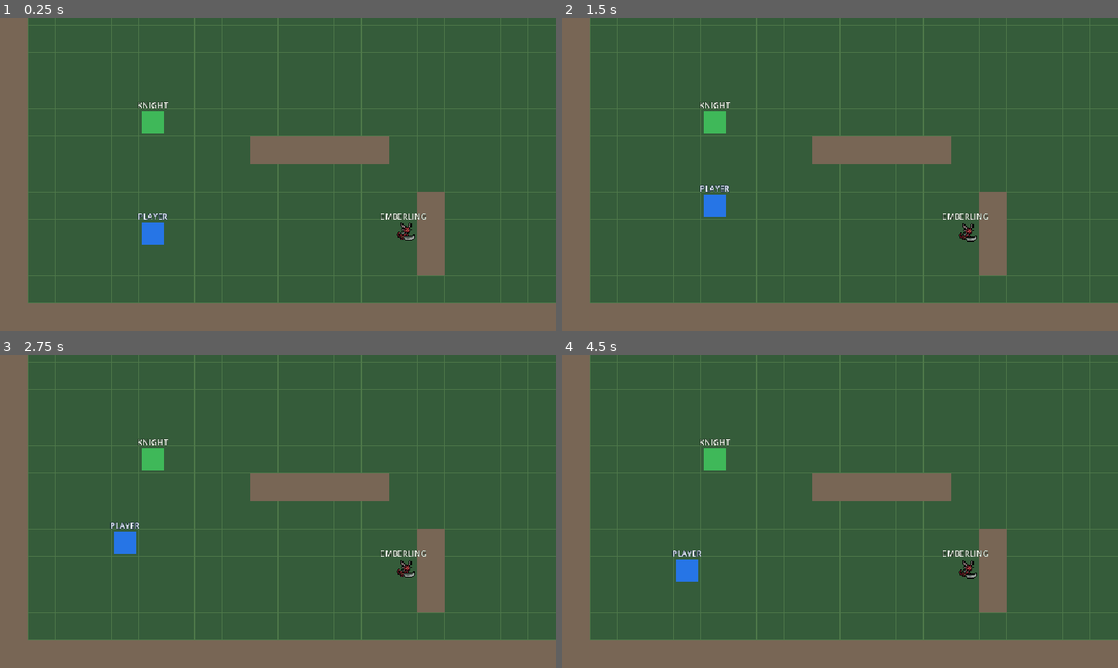
Above: before the commit, frames 1-4 (two rows, left to right).
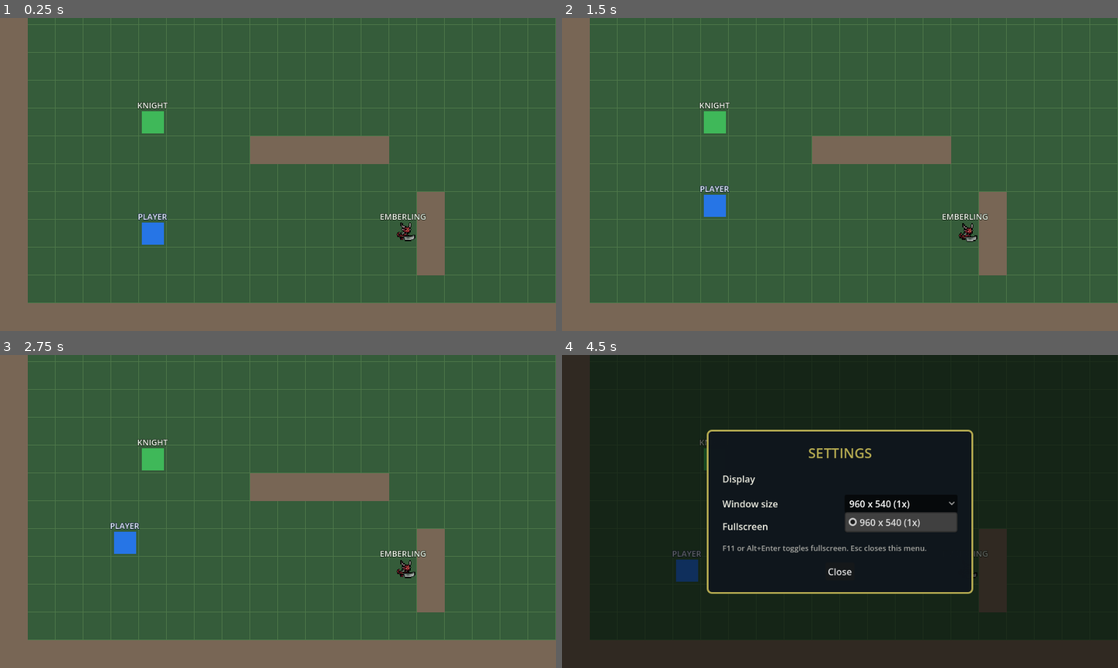
Above: after the commit, the same moments.

Repository: sasta-kro/Oathbound
Game: Godot game, scene res://main.tscn
Two runs of this game, one before a commit and one after it. Both use one fixed random seed, a clock stepped at 60 frames per second and the inputs below.
Inputs (mouse positions are in pixels of both pictures, inside the frame that each line leads up to):
- Up to frame 1 (0.25 s): no input
- Up to frame 2 (1.5 s): tap Enter at 0.5 s; move the mouse to (812, 237) at 0.52 s; hold W (move_up) 0.53-1.25 s; hold E (interact) 0.53-1.25 s; click (812, 237) at 0.67 s; tap Space at 0.77, 1.25 s; drag from (1006, 221) to (812, 237) at 1.27 s
- Up to frame 3 (2.75 s): tap Enter at 2 s; move the mouse to (111, 464) at 2.02 s; hold A (move_left) from 2.03 s (still down); tap Alt at 2.1 s
- Up to frame 4 (4.5 s): release A (move_left) at 2.75 s; tap Space at 2.75, 3.77 s; drag from (867, 511) to (673, 464) at 2.77 s; tap Enter at 3.5 s; move the mouse to (756, 433) at 3.52 s; hold S (move_down) 3.53-4.25 s; hold E (interact) 3.53-4.25 s; tap Escape (open_settings, bound only after the commit) at 4.15 s; click (901, 502) at 4.25 s, where only the run after the commit has a clickable "960 x 540 (1x)"

The runs differ from the first frame. In frame 1, 4.5% of the frame differs, in the area x 5-100%, y 0-91%; in frame 2, 4.5%; in frame 3, 4.4%; in frame 4, 100%, in the area x 0-100%, y 0-100%.

Commit message:
scale and dummy menu:

Diff:
--- a/game/main.tscn
+++ b/game/main.tscn
@@ -1,12 +1,13 @@
-[gd_scene load_steps=11 format=3]
+[gd_scene load_steps=12 format=3]
 
 [ext_resource type="Script" path="res://scripts/main.gd" id="1_main"]
 [ext_resource type="Script" path="res://scripts/area_one_room.gd" id="2_area_one"]
 [ext_resource type="PackedScene" path="res://scenes/player.tscn" id="3_player"]
 [ext_resource type="PackedScene" path="res://scenes/world_actor.tscn" id="4_actor"]
 [ext_resource type="PackedScene" path="res://scenes/dialogue_panel.tscn" id="5_dialogue"]
-[ext_resource type="Script" path="res://scripts/visual/creature_visual.gd" id="6_creature_visual"]
-[ext_resource type="Resource" uid="uid://d2gd7n0v6nkw5" path="res://content/creatures/creature_fire_01.tres" id="7_emberling"]
+[ext_resource type="PackedScene" path="res://scenes/settings_menu.tscn" id="6_settings"]
+[ext_resource type="Script" path="res://scripts/visual/creature_visual.gd" id="7_creature_visual"]
+[ext_resource type="Resource" uid="uid://d2gd7n0v6nkw5" path="res://content/creatures/creature_fire_01.tres" id="8_emberling"]
 
 [sub_resource type="RectangleShape2D" id="RectangleShape2D_horizontal_wall"]
 size = Vector2(1056, 48)
@@ -94,7 +95,9 @@
 
 [node name="CreatureVisual" type="Node2D" parent="Area1/Creature"]
 scale = Vector2(1.6, 1.6)
-script = ExtResource("6_creature_visual")
-species = ExtResource("7_emberling")
+script = ExtResource("7_creature_visual")
+species = ExtResource("8_emberling")
 
 [node name="DialoguePanel" parent="." instance=ExtResource("5_dialogue")]
+
+[node name="SettingsMenu" parent="." instance=ExtResource("6_settings")]
--- a/game/project.godot
+++ b/game/project.godot
@@ -20,15 +20,19 @@
 MCPRuntimeBridge="*res://addons/godot_mcp/services/mcp_runtime_bridge.gd"
 MCPInputBridge="*res://addons/godot_mcp/services/mcp_input_bridge.gd"
 MCPScreenshotBridge="*res://addons/godot_mcp/services/mcp_screenshot_bridge.gd"
+DisplayService="*res://scripts/display/display_service.gd"
 
 [display]
 
 window/size/viewport_width=960
 window/size/viewport_height=540
-window/size/window_width_override=960
-window/size/window_height_override=540
+window/size/window_width_override=1920
+window/size/window_height_override=1080
+window/size/resizable=true
+window/dpi/allow_hidpi=true
 window/stretch/mode="canvas_items"
-window/stretch/aspect="expand"
+window/stretch/aspect="keep"
+window/stretch/scale_mode="fractional"
 
 [editor_plugins]
 
@@ -61,6 +65,17 @@
 "events": [Object(InputEventKey,"resource_local_to_scene":false,"resource_name":"","device":-1,"window_id":0,"alt_press …(192 unchanged characters)…
 ]
 }
+open_settings={
+"deadzone": 0.5,
+"events": [Object(InputEventKey,"resource_local_to_scene":false,"resource_name":"","device":-1,"window_id":0,"alt_pressed":false,"shift_pressed":false,"ctrl_pressed":false,"meta_pressed":false,"pressed":false,"keycode":4194305,"physical_keycode":0,"key_label":0,"unicode":0,"location":0,"echo":false,"script":null)
+]
+}
+toggle_fullscreen={
+"deadzone": 0.5,
+"events": [Object(InputEventKey,"resource_local_to_scene":false,"resource_name":"","device":-1,"window_id":0,"alt_pressed":false,"shift_pressed":false,"ctrl_pressed":false,"meta_pressed":false,"pressed":false,"keycode":4194342,"physical_keycode":0,"key_label":0,"unicode":0,"location":0,"echo":false,"script":null)
+, Object(InputEventKey,"resource_local_to_scene":false,"resource_name":"","device":-1,"window_id":0,"alt_pressed":true,"shift_pressed":false,"ctrl_pressed":false,"meta_pressed":false,"pressed":false,"keycode":4194309,"physical_keycode":0,"key_label":0,"unicode":0,"location":0,"echo":false,"script":null)
+]
+}
 
 [physics]
 
--- a/game/scenes/dialogue_panel.tscn
+++ b/game/scenes/dialogue_panel.tscn
@@ -18,10 +18,16 @@
 script = ExtResource("1_dialogue_panel")
 
 [node name="Panel" type="PanelContainer" parent="."]
+anchors_preset = 12
+anchor_top = 1.0
+anchor_right = 1.0
+anchor_bottom = 1.0
 offset_left = 42.0
-offset_top = 417.0
-offset_right = 918.0
-offset_bottom = 504.0
+offset_top = -123.0
+offset_right = -42.0
+offset_bottom = -36.0
+grow_horizontal = 2
+grow_vertical = 0
 theme_override_styles/panel = SubResource("StyleBoxFlat_dialogue_background")
 
 [node name="Margin" type="MarginContainer" parent="Panel"]
--- /dev/null
+++ b/game/scenes/settings_menu.tscn
@@ -0,0 +1,117 @@
+[gd_scene load_steps=3 format=3]
+
+[ext_resource type="Script" path="res://scripts/ui/settings_menu.gd" id="1_settings_menu"]
+
+[sub_resource type="StyleBoxFlat" id="StyleBoxFlat_settings_background"]
+bg_color = Color(0.0588235, 0.0862745, 0.109804, 0.98)
+border_width_left = 3
+border_width_top = 3
+border_width_right = 3
+border_width_bottom = 3
+border_color = Color(0.72549, 0.682353, 0.321569, 1)
+corner_radius_top_left = 8
+corner_radius_top_right = 8
+corner_radius_bottom_right = 8
+corner_radius_bottom_left = 8
+
+[node name="SettingsMenu" type="CanvasLayer"]
+layer = 10
+script = ExtResource("1_settings_menu")
+
+[node name="Root" type="Control" parent="."]
+layout_mode = 3
+anchors_preset = 15
+anchor_right = 1.0
+anchor_bottom = 1.0
+grow_horizontal = 2
+grow_vertical = 2
+
+[node name="Backdrop" type="ColorRect" parent="Root"]
+layout_mode = 1
+anchors_preset = 15
+anchor_right = 1.0
+anchor_bottom = 1.0
+grow_horizontal = 2
+grow_vertical = 2
+color = Color(0, 0, 0, 0.6)
+
+[node name="Panel" type="PanelContainer" parent="Root"]
+layout_mode = 1
+anchors_preset = 8
+anchor_left = 0.5
+anchor_top = 0.5
+anchor_right = 0.5
+anchor_bottom = 0.5
+offset_left = -230.0
+offset_top = -120.0
+offset_right = 230.0
+offset_bottom = 120.0
+grow_horizontal = 2
+grow_vertical = 2
+theme_override_styles/panel = SubResource("StyleBoxFlat_settings_background")
+
+[node name="Margin" type="MarginContainer" parent="Root/Panel"]
+layout_mode = 2
+theme_override_constants/margin_left = 24
+theme_override_constants/margin_top = 20
+theme_override_constants/margin_right = 24
+theme_override_constants/margin_bottom = 20
+
+[node name="Rows" type="VBoxContainer" parent="Root/Panel/Margin"]
+layout_mode = 2
+theme_override_constants/separation = 16
+
+[node name="Title" type="Label" parent="Root/Panel/Margin/Rows"]
+layout_mode = 2
+theme_override_colors/font_color = Color(0.72549, 0.682353, 0.321569, 1)
+theme_override_font_sizes/font_size = 24
+text = "SETTINGS"
+horizontal_alignment = 1
+
+[node name="DisplaySection" type="Label" parent="Root/Panel/Margin/Rows"]
+layout_mode = 2
+theme_override_colors/font_color = Color(0.94902, 0.94902, 0.901961, 1)
+theme_override_font_sizes/font_size = 16
+text = "Display"
+
+[node name="DisplayRows" type="GridContainer" parent="Root/Panel/Margin/Rows"]
+layout_mode = 2
+theme_override_constants/h_separation = 16
+theme_override_constants/v_separation = 12
+columns = 2
+
+[node name="WindowSizeLabel" type="Label" parent="Root/Panel/Margin/Rows/DisplayRows"]
+layout_mode = 2
+size_flags_horizontal = 3
+theme_override_colors/font_color = Color(0.94902, 0.94902, 0.901961, 1)
+text = "Window size"
+
+[node name="WindowSizeOptions" type="OptionButton" parent="Root/Panel/Margin/Rows/DisplayRows"]
+unique_name_in_owner = true
+layout_mode = 2
+size_flags_horizontal = 3
+fit_to_longest_item = false
+
+[node name="FullscreenLabel" type="Label" parent="Root/Panel/Margin/Rows/DisplayRows"]
+layout_mode = 2
+size_flags_horizontal = 3
+theme_override_colors/font_color = Color(0.94902, 0.94902, 0.901961, 1)
+text = "Fullscreen"
+
+[node name="FullscreenToggle" type="CheckButton" parent="Root/Panel/Margin/Rows/DisplayRows"]
+unique_name_in_owner = true
+layout_mode = 2
+size_flags_horizontal = 3
+
+[node name="Hint" type="Label" parent="Root/Panel/Margin/Rows"]
+layout_mode = 2
+theme_override_colors/font_color = Color(0.658824, 0.658824, 0.639216, 1)
+theme_override_font_sizes/font_size = 13
+text = "F11 or Alt+Enter toggles fullscreen. Esc closes this menu."
+autowrap_mode = 2
+
+[node name="CloseButton" type="Button" parent="Root/Panel/Margin/Rows"]
+unique_name_in_owner = true
+layout_mode = 2
+size_flags_horizontal = 4
+text = "Close"
--- /dev/null
+++ b/game/scripts/display/display_service.gd
@@ -0,0 +1,195 @@
+extends Node
+## Window sizing and fullscreen policy for the fixed logical viewport
+## (Specification 22.3).
+##
+## The project stretches [code]canvas_items[/code] with a [code]keep[/code]
+## aspect, so every screen renders the same 960x540 logical viewport and
+## letterboxes whatever is left over. Gameplay code can therefore keep working
+## in logical coordinates and ignore the real screen size entirely.
+##
+## This autoload owns the window rules that project settings cannot express:
+## a minimum window size, a startup size that actually fits the current screen,
+## the fullscreen toggle, and persistence of both between sessions
+## (Specification 21).
+
+## Emitted whenever the window mode or size changes, so open UI can refresh.
+signal display_changed
+
+## Logical viewport every screen size scales to. Mirrors
+## [code]display/window/size/viewport_{width,height}[/code].
+const BASE_VIEWPORT_SIZE: Vector2i = Vector2i(960, 540)
+
+## Preferred windowed scale on a screen large enough for it.
+const PREFERRED_WINDOW_SCALE: int = 2
+
+const TOGGLE_FULLSCREEN_ACTION: StringName = &"toggle_fullscreen"
+
+## Reported by [method window_scale] when the window is fullscreen or has been
+## resized by hand, so it is not an exact multiple of the logical viewport.
+const CUSTOM_WINDOW_SCALE: int = 0
+
+const SETTINGS_FILE_PATH: String = "user://settings.cfg"
+const SETTINGS_SECTION: String = "display"
+const FULLSCREEN_SETTING: String = "fullscreen"
+const WINDOW_SCALE_SETTING: String = "window_scale"
+
+## Size restored when leaving fullscreen.
+var _windowed_size: Vector2i = BASE_VIEWPORT_SIZE * PREFERRED_WINDOW_SCALE
+
+## Suppresses saving while startup applies the settings that were just loaded.
+var _settings_loaded: bool = false
+
+
+func _ready() -> void:
+	var window: Window = get_window()
+	window.min_size = _minimum_window_size(window)
+	_apply_saved_settings(window)
+	_settings_loaded = true
+	_windowed_size = window.size
+	window.size_changed.connect(_on_window_size_changed)
+
+
+func _unhandled_input(event: InputEvent) -> void:
+	if not event.is_action_pressed(TOGGLE_FULLSCREEN_ACTION):
+		return
+	get_viewport().set_input_as_handled()
+	set_fullscreen(not is_fullscreen())
+
+
+func is_fullscreen() -> bool:
+	var window_mode: Window.Mode = get_window().mode
+	return window_mode == Window.MODE_FULLSCREEN or window_mode == Window.MODE_EXCLUSIVE_FULLSCREEN
+
+
+## Borderless fullscreen is used rather than exclusive fullscreen so the window
+## stays minimizable (Specification 22.3).
+func set_fullscreen(enabled: bool) -> void:
+	var window: Window = get_window()
+	if enabled == is_fullscreen():
+		return
+
+	if enabled:
+		_windowed_size = window.size
+		window.mode = Window.MODE_FULLSCREEN
+	else:
+		window.mode = Window.MODE_WINDOWED
+		window.size = _windowed_size
+		_center_on_screen(window)
+
+	_save_settings()
+	display_changed.emit()
+
+
+## Resizes the window to an exact multiple of the logical viewport. Values that
+## do not fit the current screen fall back to the largest multiple that does.
+func set_window_scale(scale: int) -> void:
+	var window: Window = get_window()
+	var requested_scale: int = clampi(scale, 1, largest_window_scale())
+	if is_fullscreen():
+		set_fullscreen(false)
+	window.size = BASE_VIEWPORT_SIZE * requested_scale
+	_windowed_size = window.size
+	_center_on_screen(window)
+	_save_settings()
+	display_changed.emit()
+
+
+## Current windowed scale, or [constant CUSTOM_WINDOW_SCALE] when the window
+## is fullscreen or sized to something other than a whole multiple.
+func window_scale() -> int:
+	if is_fullscreen():
+		return CUSTOM_WINDOW_SCALE
+	var window_size: Vector2i = get_window().size
+	if window_size.x % BASE_VIEWPORT_SIZE.x != 0 or window_size.y % BASE_VIEWPORT_SIZE.y != 0:
+		return CUSTOM_WINDOW_SCALE
+	var horizontal_scale: int = window_size.x / BASE_VIEWPORT_SIZE.x
+	if horizontal_scale != window_size.y / BASE_VIEWPORT_SIZE.y:
+		return CUSTOM_WINDOW_SCALE
+	return horizontal_scale
+
+
+## Every whole viewport multiple the current screen can display, smallest first.
+func available_window_scales() -> PackedInt32Array:
+	var scales: PackedInt32Array = PackedInt32Array()
+	for scale: int in range(1, largest_window_scale() + 1):
+		scales.append(scale)
+	return scales
+
+
+func window_size_for_scale(scale: int) -> Vector2i:
+	return BASE_VIEWPORT_SIZE * scale
+
+
+func largest_window_scale() -> int:
+	var usable_size: Vector2i = _usable_screen_size(get_window())
+	var horizontal_scale: int = usable_size.x / BASE_VIEWPORT_SIZE.x
+	var vertical_scale: int = usable_size.y / BASE_VIEWPORT_SIZE.y
+	return maxi(1, mini(horizontal_scale, vertical_scale))
+
+
+func _on_window_size_changed() -> void:
+	if not is_fullscreen():
+		_windowed_size = get_window().size
+	display_changed.emit()
+
+
+## Startup restores the saved window mode and size, falling back to the
+## preferred scale for screens that have no settings file yet.
+func _apply_saved_settings(window: Window) -> void:
+	var settings: ConfigFile = ConfigFile.new()
+	var load_error: Error = settings.load(SETTINGS_FILE_PATH)
+	var saved_scale: int = PREFERRED_WINDOW_SCALE
+	var saved_fullscreen: bool = false
+	if load_error == OK:
+		saved_scale = int(settings.get_value(SETTINGS_SECTION, WINDOW_SCALE_SETTING, saved_scale))
+		saved_fullscreen = bool(
+			settings.get_value(SETTINGS_SECTION, FULLSCREEN_SETTING, saved_fullscreen)
+		)
+
+	_windowed_size = BASE_VIEWPORT_SIZE * clampi(saved_scale, 1, largest_window_scale())
+	if saved_fullscreen:
+		if not is_fullscreen():
+			window.mode = Window.MODE_FULLSCREEN
+		return
+
+	if is_fullscreen():
+		window.mode = Window.MODE_WINDOWED
+	window.size = _windowed_size
+	_center_on_screen(window)
+
+
+func _save_settings() -> void:
+	if not _settings_loaded:
+		return
+	var settings: ConfigFile = ConfigFile.new()
+	settings.load(SETTINGS_FILE_PATH)
+	settings.set_value(SETTINGS_SECTION, FULLSCREEN_SETTING, is_fullscreen())
+	settings.set_value(
+		SETTINGS_SECTION, WINDOW_SCALE_SETTING, _windowed_size.x / BASE_VIEWPORT_SIZE.x
+	)
+	settings.save(SETTINGS_FILE_PATH)
+
+
+## The minimum size keeps one full logical viewport visible, unless the screen
+## itself is smaller than that.
+func _minimum_window_size(window: Window) -> Vector2i:
+	var usable_size: Vector2i = _usable_screen_size(window)
+	return Vector2i(
+		mini(BASE_VIEWPORT_SIZE.x, usable_size.x), mini(BASE_VIEWPORT_SIZE.y, usable_size.y)
+	)
+
+
+## Falls back to the base viewport when the display server reports nothing
+## usable, which happens on the headless server used by the test suite.
+func _usable_screen_size(window: Window) -> Vector2i:
+	var usable_size: Vector2i = DisplayServer.screen_get_usable_rect(window.current_screen).size
+	if usable_size.x <= 0 or usable_size.y <= 0:
+		return BASE_VIEWPORT_SIZE
+	return usable_size
+
+
+func _center_on_screen(window: Window) -> void:
+	var usable_rectangle: Rect2i = DisplayServer.screen_get_usable_rect(window.current_screen)
+	if usable_rectangle.size.x <= 0 or usable_rectangle.size.y <= 0:
+		return
+	window.position = usable_rectangle.position + (usable_rectangle.size - window.size) / 2
--- a/game/scripts/main.gd
+++ b/game/scripts/main.gd
@@ -7,13 +7,27 @@
 @onready var creature: WorldActor = $Area1/Creature
 @onready var creature_visual: CreatureVisual = $Area1/Creature/CreatureVisual
 @onready var dialogue_panel: DialoguePanel = $DialoguePanel
+@onready var settings_menu: SettingsMenu = $SettingsMenu
 
 
 func _ready() -> void:
 	player.moved.connect(_on_player_moved)
+	settings_menu.opened.connect(_on_settings_opened)
+	settings_menu.closed.connect(_on_settings_closed)
 
 
 func _unhandled_input(event: InputEvent) -> void:
+	if event.is_action_pressed(&"open_settings"):
+		get_viewport().set_input_as_handled()
+		if settings_menu.is_open():
+			settings_menu.close()
+		else:
+			settings_menu.open()
+		return
+
+	if settings_menu.is_open():
+		return
+
 	if not event.is_action_pressed(&"interact"):
 		return
 
@@ -27,6 +41,16 @@
 	elif _is_adjacent_to(creature):
 		# Milestone demo: shows the creature's one-shot attack returning to idle.
 		creature_visual.play_attack()
+
+
+func _on_settings_opened() -> void:
+	player.movement_enabled = false
+
+
+## Dialogue also owns movement, so closing the menu must not hand control back
+## while a line is still on screen.
+func _on_settings_closed() -> void:
+	player.movement_enabled = not dialogue_panel.is_open()
 
 
 func _on_player_moved() -> void:
--- /dev/null
+++ b/game/scripts/ui/settings_menu.gd
@@ -0,0 +1,83 @@
+class_name SettingsMenu
+extends CanvasLayer
+## Settings screen for display options (Specification 22.4).
+##
+## Only the display section exists so far: window size and fullscreen. Audio
+## volume (22.8) and control rebinding (22.2) are separate sections that plug
+## into the same rows container when they are implemented.
+
+signal opened
+signal closed
+
+## Item id used for the entry describing a hand-resized window.
+const CUSTOM_SIZE_ITEM_ID: int = -1
+
+@onready var root: Control = $Root
+@onready var window_size_options: OptionButton = %WindowSizeOptions
+@onready var fullscreen_toggle: CheckButton = %FullscreenToggle
+@onready var close_button: Button = %CloseButton
+
+
+func _ready() -> void:
+	root.hide()
+	window_size_options.item_selected.connect(_on_window_size_selected)
+	fullscreen_toggle.toggled.connect(_on_fullscreen_toggled)
+	close_button.pressed.connect(close)
+	DisplayService.display_changed.connect(_on_display_changed)
+
+
+func open() -> void:
+	if is_open():
+		return
+	_refresh_display_controls()
+	root.show()
+	window_size_options.grab_focus()
+	opened.emit()
+
+
+func close() -> void:
+	if not is_open():
+		return
+	root.hide()
+	closed.emit()
+
+
+func is_open() -> bool:
+	return root.visible
+
+
+## Window sizes are whole multiples of the logical viewport, so the game never
+## scales by a fraction of a pixel (Specification 22.3).
+func _refresh_display_controls() -> void:
+	var current_scale: int = DisplayService.window_scale()
+	window_size_options.clear()
+	for scale: int in DisplayService.available_window_scales():
+		var size: Vector2i = DisplayService.window_size_for_scale(scale)
+		window_size_options.add_item("%d x %d (%dx)" % [size.x, size.y, scale], scale)
+
+	if current_scale == DisplayService.CUSTOM_WINDOW_SCALE:
+		var window_size: Vector2i = get_window().size
+		window_size_options.add_item(
+			"Custom (%d x %d)" % [window_size.x, window_size.y], CUSTOM_SIZE_ITEM_ID
+		)
+		window_size_options.select(window_size_options.item_count - 1)
+	else:
+		window_size_options.select(window_size_options.get_item_index(current_scale))
+
+	fullscreen_toggle.set_pressed_no_signal(DisplayService.is_fullscreen())
+
+
+func _on_window_size_selected(item_index: int) -> void:
+	var selected_scale: int = window_size_options.get_item_id(item_index)
+	if selected_scale == CUSTOM_SIZE_ITEM_ID:
+		return
+	DisplayService.set_window_scale(selected_scale)
+
+
+func _on_fullscreen_toggled(enabled: bool) -> void:
+	DisplayService.set_fullscreen(enabled)
+
+
+func _on_display_changed() -> void:
+	if is_open():
+		_refresh_display_controls()
--- a/game/tests/test_main_smoke.gd
+++ b/game/tests/test_main_smoke.gd
@@ -19,6 +19,7 @@
 		"move_left",
 		"move_right",
 		"interact",
+		"toggle_fullscreen",
 	]
 
 	for action_name: StringName in required_actions:
@@ -35,9 +36,40 @@
 	)
 	assert_eq(
 		ProjectSettings.get_setting("display/window/stretch/aspect"),
-		"expand",
-		"The viewport must support fullscreen aspect ratios.",
+		"keep",
+		"The logical aspect ratio is fixed, so mismatched screens letterbox.",
 	)
+	assert_true(
+		bool(ProjectSettings.get_setting("display/window/size/resizable")),
+		"The window must be resizable.",
+	)
+	assert_eq(
+		Vector2i(
+			int(ProjectSettings.get_setting("display/window/size/viewport_width")),
+			int(ProjectSettings.get_setting("display/window/size/viewport_height")),
+		),
+		DisplayService.BASE_VIEWPORT_SIZE,
+		"DisplayService must scale windows from the configured base viewport.",
+	)
+
+
+func test_base_viewport_uses_the_specified_sixteen_by_nine_aspect() -> void:
+	var base_size: Vector2i = DisplayService.BASE_VIEWPORT_SIZE
+	assert_almost_eq(
+		float(base_size.x) / float(base_size.y),
+		16.0 / 9.0,
+		0.001,
+		"Specification 22.3 fixes the logical aspect ratio at 16:9.",
+	)
+
+
+func test_ui_anchors_to_the_viewport_edges_rather_than_fixed_pixels() -> void:
+	var main_scene: Node2D = autofree(MAIN_SCENE.instantiate())
+	add_child(main_scene)
+
+	var panel: PanelContainer = main_scene.get_node("DialoguePanel/Panel")
+	assert_eq(panel.anchor_bottom, 1.0, "The dialogue panel must anchor to the viewport bottom.")
+	assert_eq(panel.anchor_right, 1.0, "The dialogue panel must stretch to the viewport width.")
 
 
 func test_world_actors_are_centered_in_grid_cells() -> void:
--- /dev/null
+++ b/game/tests/test_settings_menu.gd
@@ -0,0 +1,97 @@
+extends GutTest
+
+const SETTINGS_MENU_SCENE: PackedScene = preload("res://scenes/settings_menu.tscn")
+const MAIN_SCENE: PackedScene = preload("res://main.tscn")
+
+var _initial_window_size: Vector2i
+
+
+func before_each() -> void:
+	_initial_window_size = get_window().size
+
+
+func after_each() -> void:
+	get_window().size = _initial_window_size
+
+
+func _add_menu() -> SettingsMenu:
+	var menu: SettingsMenu = autofree(SETTINGS_MENU_SCENE.instantiate())
+	add_child(menu)
+	return menu
+
+
+func test_open_settings_action_exists() -> void:
+	assert_true(
+		InputMap.has_action(&"open_settings"), "The settings screen needs a way to be opened."
+	)
+
+
+func test_main_scene_provides_a_settings_menu() -> void:
+	var main_scene: Node2D = autofree(MAIN_SCENE.instantiate())
+	add_child(main_scene)
+
+	var menu: Node = main_scene.get_node_or_null("SettingsMenu")
+	assert_not_null(menu, "The main scene must provide a settings menu.")
+	assert_true(menu is SettingsMenu, "The settings node must use the settings menu script.")
+
+
+func test_menu_starts_closed_and_toggles() -> void:
+	var menu: SettingsMenu = _add_menu()
+	assert_false(menu.is_open(), "The settings menu must start closed.")
+
+	menu.open()
+	assert_true(menu.is_open(), "Opening the settings menu must show it.")
+
+	menu.close()
+	assert_false(menu.is_open(), "Closing the settings menu must hide it.")
+
+
+func test_window_size_options_list_every_scale_that_fits() -> void:
+	var menu: SettingsMenu = _add_menu()
+	menu.open()
+
+	var available_scales: PackedInt32Array = DisplayService.available_window_scales()
+	assert_gt(available_scales.size(), 0, "At least one window size must be offered.")
+	for scale: int in available_scales:
+		var item_index: int = menu.window_size_options.get_item_index(scale)
+		assert_gt(item_index, -1, "Window size %dx must be selectable." % scale)
+		var expected_size: Vector2i = DisplayService.window_size_for_scale(scale)
+		assert_string_contains(
+			menu.window_size_options.get_item_text(item_index),
+			"%d x %d" % [expected_size.x, expected_size.y],
+			"Each window size entry must show its pixel size.",
+		)
+
+
+func test_selecting_a_window_size_resizes_the_window() -> void:
+	var menu: SettingsMenu = _add_menu()
+	menu.open()
+
+	var requested_scale: int = DisplayService.largest_window_scale()
+	menu.window_size_options.select(menu.window_size_options.get_item_index(requested_scale))
+	menu.window_size_options.item_selected.emit(menu.window_size_options.selected)
+
+	assert_eq(
+		get_window().size,
+		DisplayService.window_size_for_scale(requested_scale),
+		"Choosing a window size must resize the window to that exact multiple.",
+	)
+
+
+func test_window_scale_reports_custom_for_a_hand_resized_window() -> void:
+	get_window().size = DisplayService.BASE_VIEWPORT_SIZE + Vector2i(37, 11)
+	assert_eq(
+		DisplayService.window_scale(),
+		DisplayService.CUSTOM_WINDOW_SCALE,
+		"A window that is not a whole multiple of the viewport has no exact scale.",
+	)
+
+
+func test_fullscreen_toggle_reflects_the_current_window_mode() -> void:
+	var menu: SettingsMenu = _add_menu()
+	menu.open()
+	assert_eq(
+		menu.fullscreen_toggle.button_pressed,
+		DisplayService.is_fullscreen(),
+		"The fullscreen toggle must show the current window mode.",
+	)
Not shown, added: game/scripts/display/display_service.gd.uid
Not shown, added: game/scripts/ui/settings_menu.gd.uid
Not shown, added: game/tests/test_settings_menu.gd.uid
